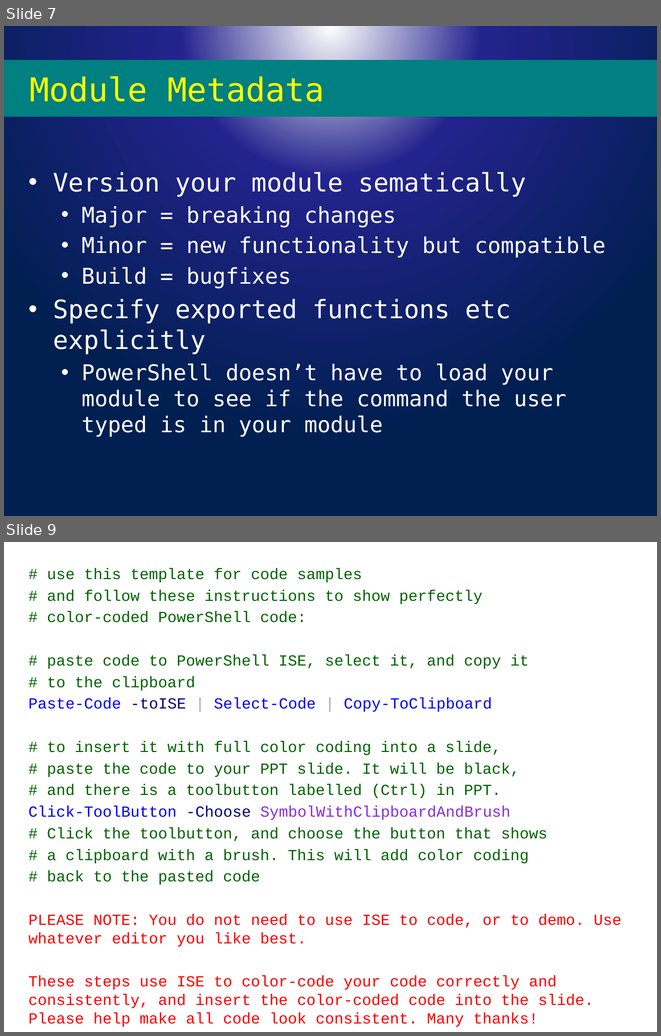
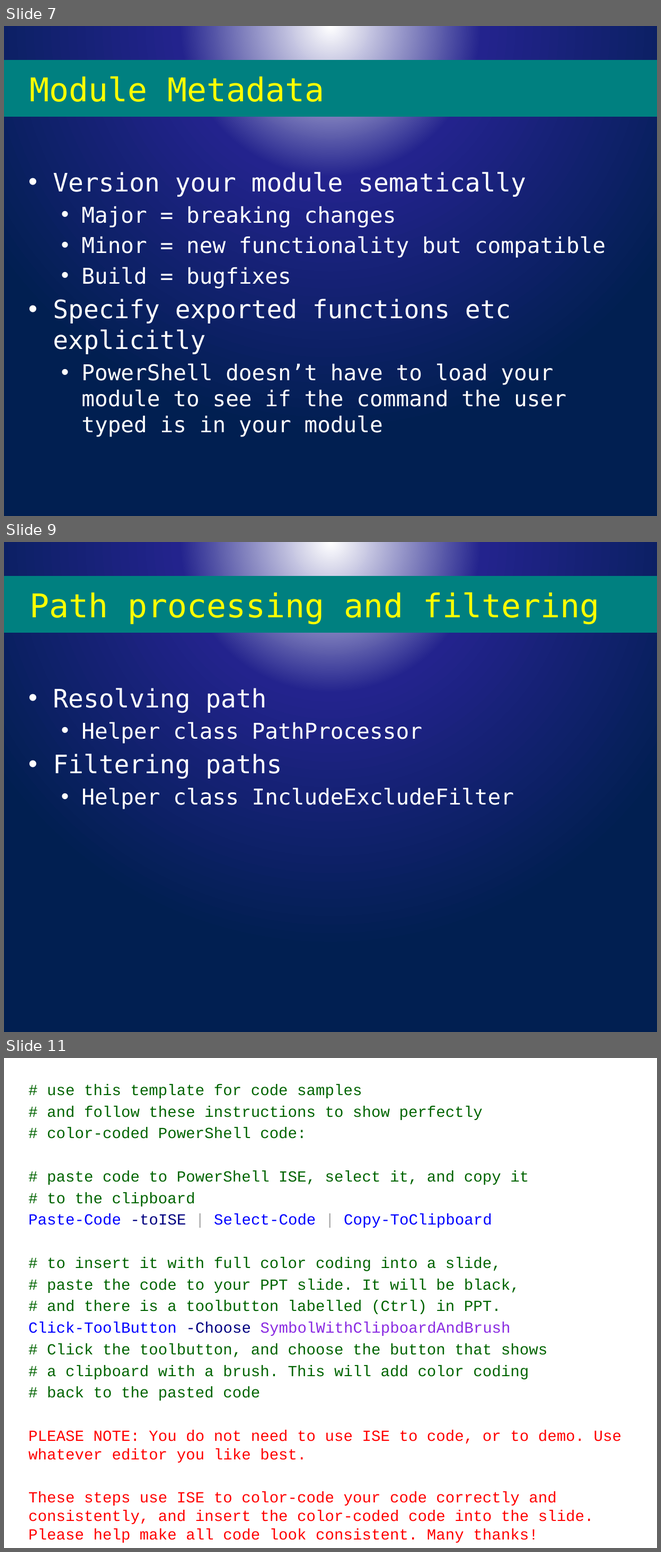
Before and after one commit to powercode/PSConfEU, a slide deck: PSCONFEU_Modules2017.pptx. Shown one above the other, each under a label of ours: slides 7 and 9 before the commit, slides 7, 9 and 11 after it; the slides between them are not shown. The pictures are 661x1036 and 661x1552 pixels, drawn with LibreOffice and Linux fonts; fonts in the diff are those of the drawing; background and template pictures are left out. Boxes give left, top, right and bottom in pixels: in the first picture for what was removed or moved away, otherwise in the second. Text is boxed around its words. In the diff, an @@ line names an element or a change of style, - is before the commit and + after.

```diff
--- a/PSCONFEU_Modules2017.pptx
+++ b/PSCONFEU_Modules2017.pptx
@@ slide 9 added at bbox=[4, 542, 657, 1032], background picture (left out) @@
@@ title added at bbox=[4, 576, 657, 633], fill #008080, 36 pt, text #FFFF00 @@
+Path processing and filtering
@@ text added at bbox=[53, 688, 514, 809], 24 pt, text #FFFFFF @@
+• Resolving path
+  • Helper class PathProcessor
+• Filtering paths
+  • Helper class IncludeExcludeFilter
@@ what was slide 9 is now slide 11 @@
```
Also in this commit, not shown: 2 slides changed, 1 other slide added, 1 other file.
